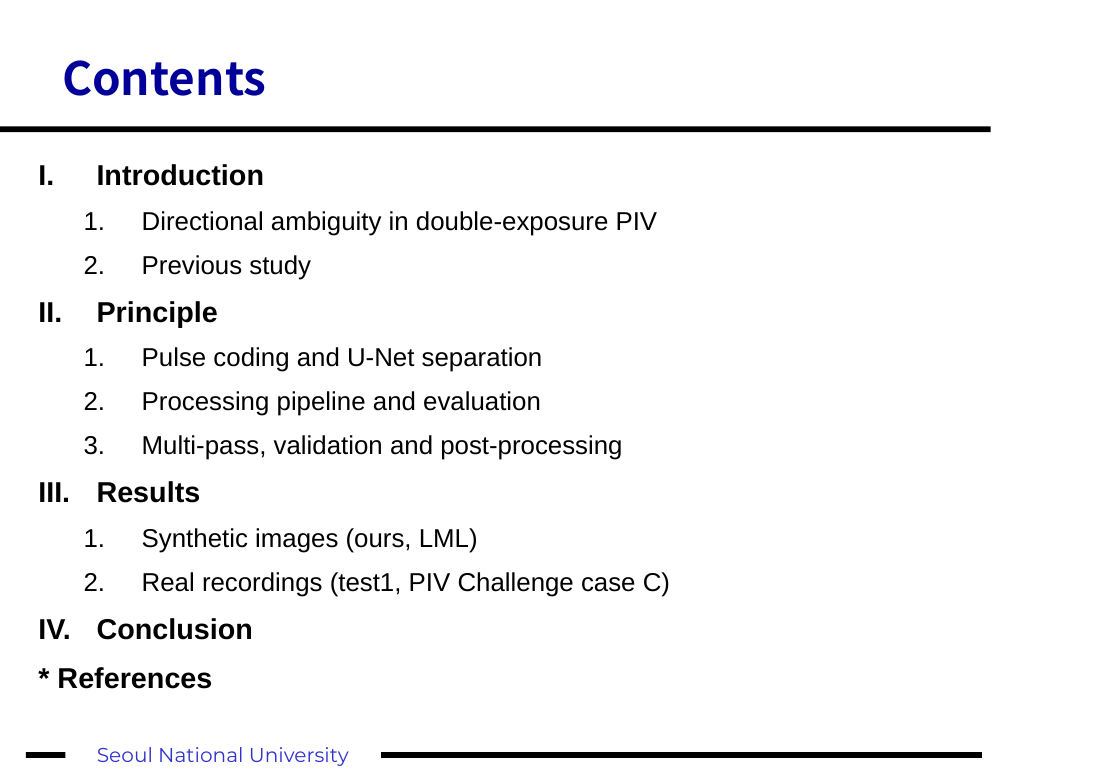
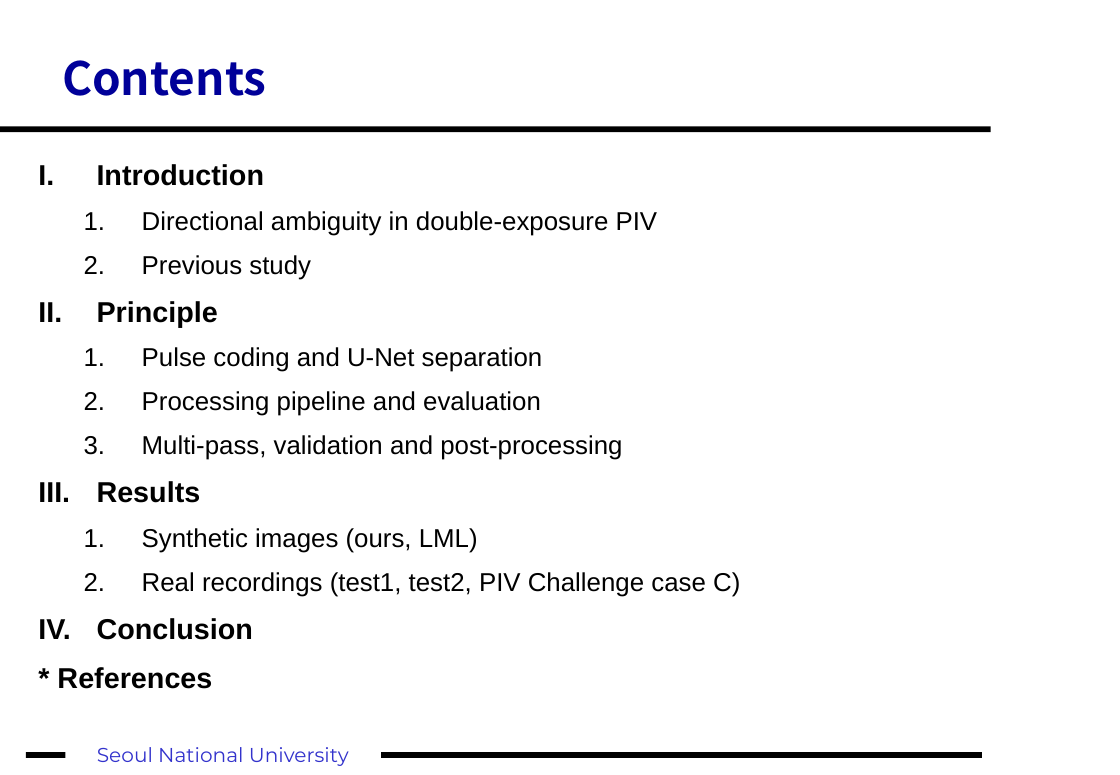
Before and after one commit to fosherrat/piv_termproject, a slide deck: slide 2 of presentation/PIV_term_project.pptx. Drawn at 1120x775 pixels with LibreOffice and Linux fonts; fonts in the diff are those of the drawing. Boxes give left, top, right and bottom in pixels: in the first picture for what was removed or moved away, otherwise in the second. Text is boxed around its words. In the diff, an @@ line names an element or a change of style, - is before the commit and + after.

```diff
--- a/presentation/PIV_term_project.pptx
+++ b/presentation/PIV_term_project.pptx
@@ text at box(142, 572, 740, 597): text changed @@
-  2. Real recordings (test1, PIV Challenge case C)
+  2. Real recordings (test1, test2, PIV Challenge case C)
```
Also in this commit, not shown: 7 other slides changed, 5 slides added, 3 slides removed, 23 other files.
